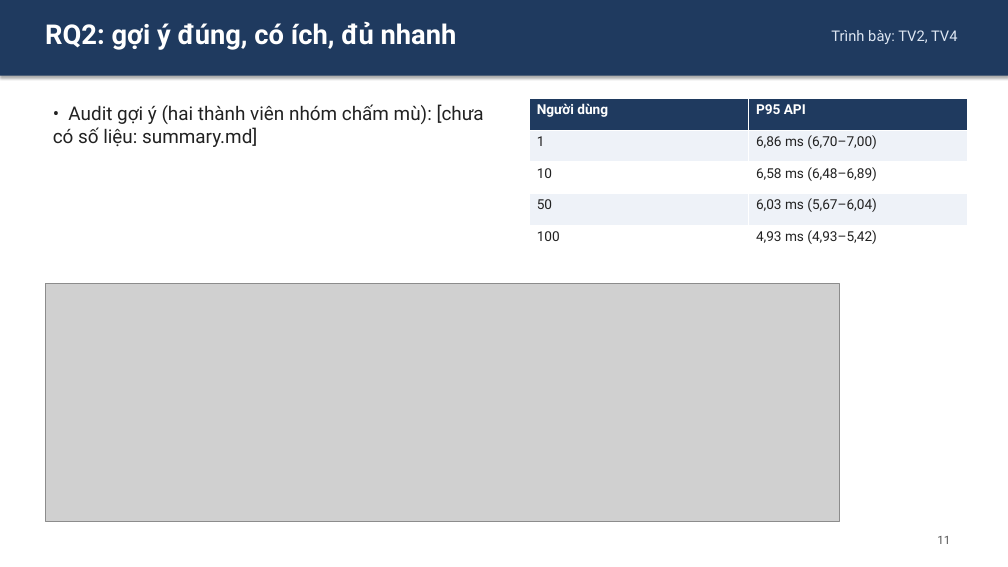
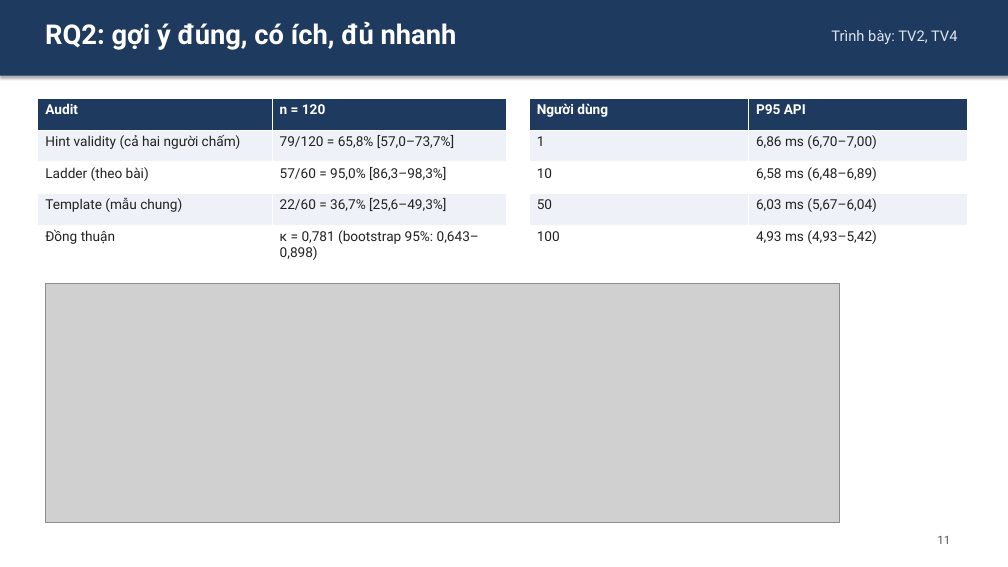
Before and after one commit to vankcdhv/ai-math-tutor, a slide deck: slide 12 of slides/slide.pptx. Drawn at 1008x567 pixels with LibreOffice and Linux fonts; fonts in the diff are those of the drawing; grey boxes stand for pictures. Boxes give left, top, right and bottom in pixels: in the first picture for what was removed or moved away, otherwise in the second. Text is boxed around its words. In the diff, an @@ line names an element or a change of style, - is before the commit and + after.

```diff
--- a/slides/slide.pptx
+++ b/slides/slide.pptx
@@ table added at box(38, 98, 507, 264), 5 rows, 2 columns @@
+Audit | n = 120
+Hint validity (cả hai người chấm) | 79/120 = 65,8% [57,0–73,7%]
+Ladder (theo bài) | 57/60 = 95,0% [86,3–98,3%]
+Template (mẫu chung) | 22/60 = 36,7% [25,6–49,3%]
+Đồng thuận | κ = 0,781 (bootstrap 95%: 0,643–0,898)
@@ text removed at box(53, 104, 484, 147) @@
-• Audit gợi ý (hai thành viên nhóm chấm mù): [chưa có số liệu: summary.md]
```
Also in this commit, not shown: 3 other slides changed.
